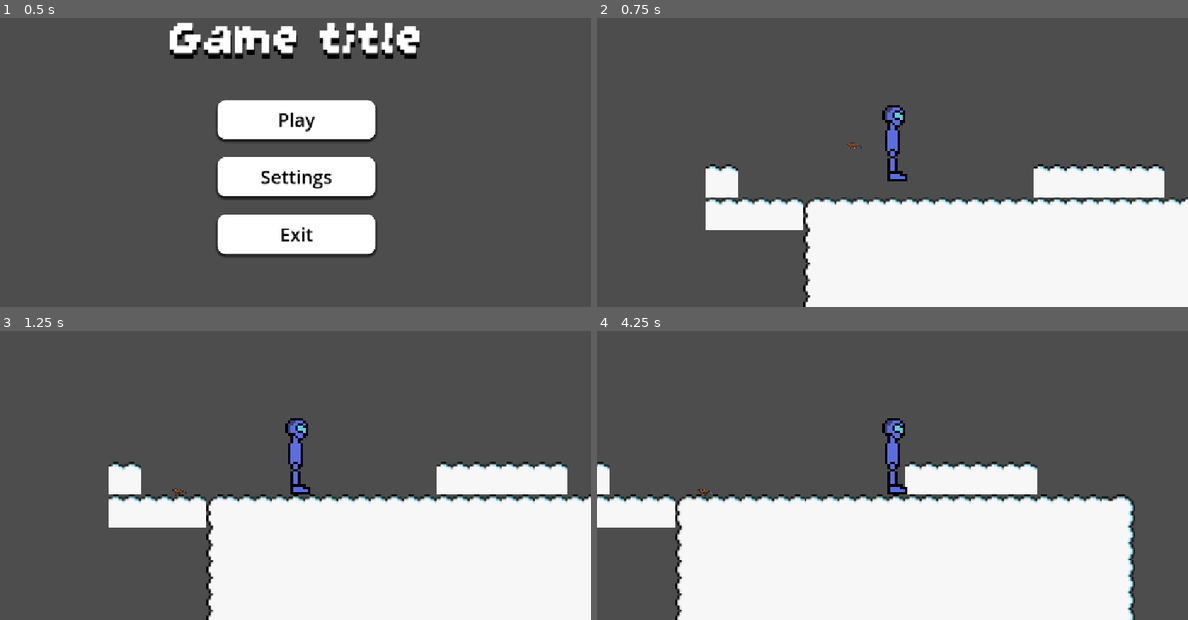
Above: before the commit, frames 1-4 (two rows, left to right).
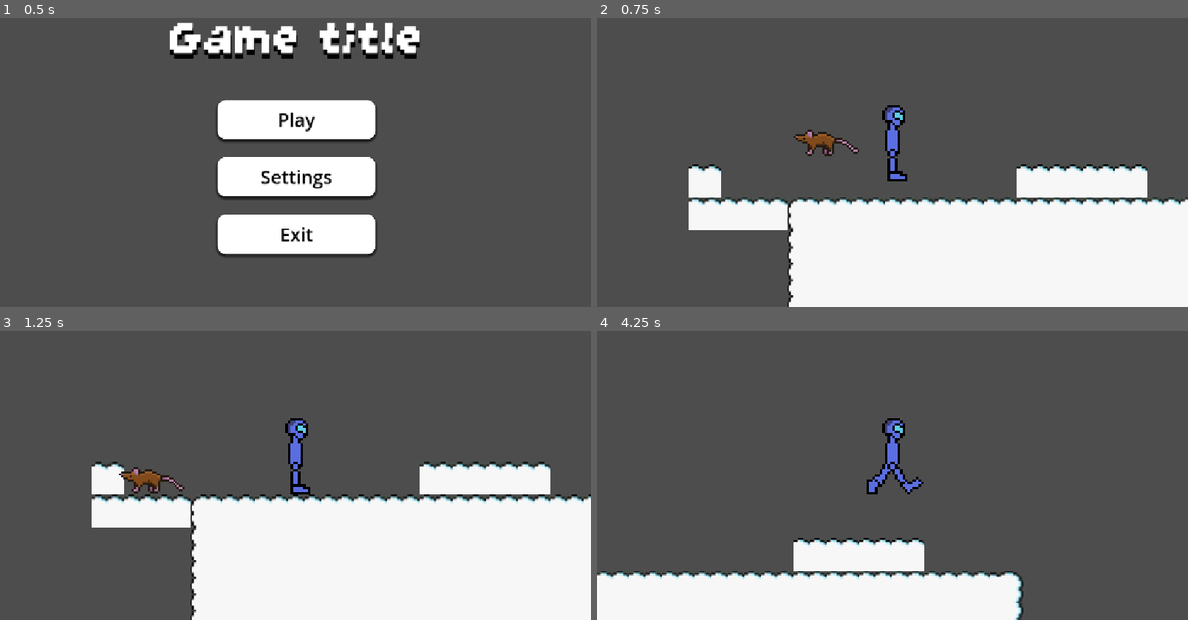
Above: after the commit, the same moments.

Repository: Milo-Griffiths/GameJam-Time
Game: Godot game, scene res://scenes/main.tscn
Same seed, same stepped clock (60 frames per second), same inputs: the game is played once before the commit and once after it. The engine's default icon, where the game draws it, is replaced by a stand-in: a white triangle on a blue panel in a dark square.
Inputs:
- Up to frame 1 (0.5 s): no input
- Up to frame 2 (0.75 s): click "Play" at 0.5 s
- Up to frame 3 (1.25 s): no input
- Up to frame 4 (4.25 s): hold Right (right) 1.28-2.78 s; tap Up (up) at 1.52, 2.27, 3.77 s; hold A (left) 2.78-3.53 s; hold Right (right) from 3.53 s (still down)

Frame 1 is identical in both runs. In frame 2, 3.7% of the frame differs, in the area x 15-100%, y 38-100%; in frame 3, 3.7%; in frame 4, 29%, in the area x 0-91%, y 45-100%.

Commit message:
improved rat

Diff:
--- a/assets/scripts/rat.gd
+++ b/assets/scripts/rat.gd
@@ -1,8 +1,9 @@
 extends CharacterBody2D
 
-
-const SPEED = 300.0
-const JUMP_VELOCITY = -400.0
+@export
+var SPEED = 300.0
+@export
+var JUMP_VELOCITY = -400.0
 var dir = 1
 var ray : RayCast2D
 var sprite : AnimatedSprite2D
@@ -10,7 +11,8 @@
 	ray = $RayCast2D
 	sprite = $AnimatedSprite2D
 
-
+func _process(delta: float) -> void:
+	pass
 
 func _physics_process(delta: float) -> void:
 	# Add the gravity.
@@ -25,9 +27,8 @@
 		else:
 			sprite.flip_h = false
 
-	var direction = dir
-	if direction:
-		velocity.x = direction * SPEED
+	if dir:
+		velocity.x = dir * SPEED
 	else:
 		velocity.x = move_toward(velocity.x, 0, SPEED)
 
--- a/scenes/Enemies/rat.tscn
+++ b/scenes/Enemies/rat.tscn
@@ -4,6 +4,8 @@
 [ext_resource type="Texture2D" uid="uid://cb0kfw2hm0w2u" path="res://assets/enemies/PixelRats_Free_Carysaurus/Rat-Cinnamon-Walk.png" id="2_jekt7"]
 
 [sub_resource type="CapsuleShape2D" id="CapsuleShape2D_pdxfl"]
+radius = 8.0
+height = 24.0
 
 [sub_resource type="AtlasTexture" id="AtlasTexture_dn4mm"]
 atlas = ExtResource("2_jekt7")
@@ -54,15 +56,19 @@
 }]
 
 [node name="Rat" type="CharacterBody2D" unique_id=2127364585]
+scale = Vector2(4, 4)
 script = ExtResource("1_cmn6w")
 
 [node name="CollisionShape2D" type="CollisionShape2D" parent="." unique_id=1868381522]
+rotation = 1.5707964
 shape = SubResource("CapsuleShape2D_pdxfl")
 
 [node name="AnimatedSprite2D" type="AnimatedSprite2D" parent="." unique_id=1380315492]
+texture_filter = 1
+position = Vector2(-2.75, -8.5)
 sprite_frames = SubResource("SpriteFrames_pdxfl")
 animation = &"new_animation"
 
 [node name="RayCast2D" type="RayCast2D" parent="." unique_id=390985785]
-target_position = Vector2(36, 0)
+target_position = Vector2(15, 0)
 collision_mask = 15
